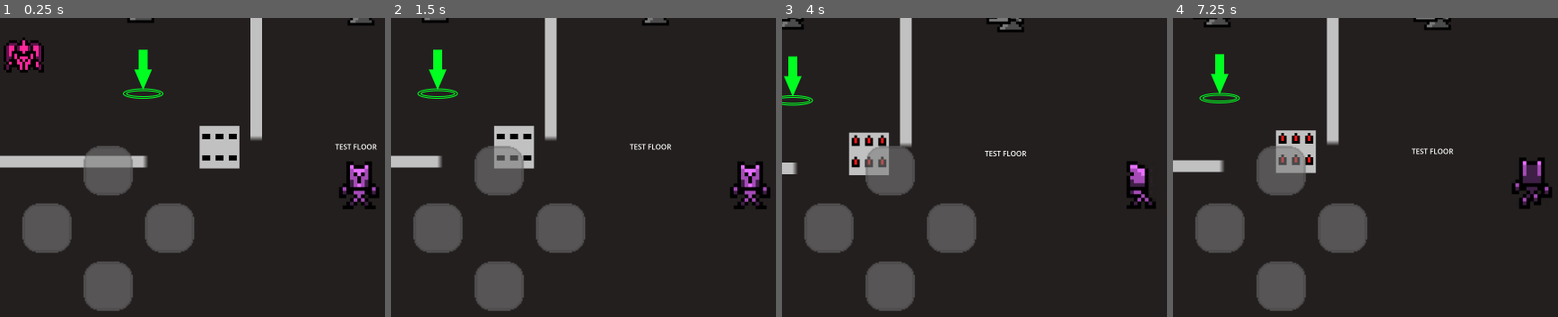
Above: before the commit, frames 1-4 (left to right).
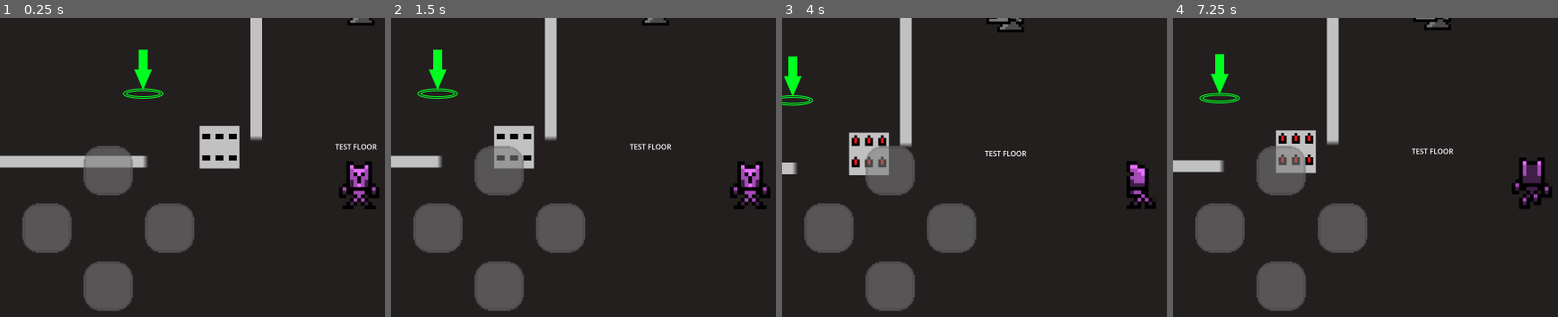
Above: after the commit, the same moments.

Repository: alain-cheng/MOBDEVE-MP
Game: Godot game, scene res://main.tscn
The game is run twice, just before and just after one commit, with the same random seed, the same clock (stepped at 60 frames per second) and the same inputs.
Inputs (mouse positions are in pixels of both pictures, inside the frame that each line leads up to):
- Up to frame 1 (0.25 s): no input
- Up to frame 2 (1.5 s): tap Enter at 0.5 s; move the mouse to (outside the picture) at 0.52 s; hold Right (ui_right) 0.53-1.25 s; click (outside the picture) at 0.67 s; drag from (606, 194) to (437, 92) at 1.27 s
- Up to frame 3 (4 s): tap Space at 2 s; move the mouse to (outside the picture) at 2.02 s; hold Right (ui_right) 2.03-2.75 s; drag from (1105, 245) to (924, 131) at 2.77 s; move the mouse to (outside the picture) at 3.52 s; hold Left (ui_left) from 3.53 s (still down)
- Up to frame 4 (7.25 s): release Left (ui_left) at 4.25 s; drag from (1315, 131) to (1531, 188) at 4.27 s; move the mouse to (outside the picture) at 5.02 s; hold Down (ui_down) 5.03-5.75 s; click (outside the picture) at 5.17 s; drag from (1423, 98) to (1531, 188) at 5.77 s; move the mouse to (outside the picture) at 6.52 s; hold Up (ui_up) from 6.53 s (still down)

The runs differ from the first frame. In frame 1, 1.1% of the frame differs, in the area x 0-41%, y 0-19%; in frame 2, less than 0.1%; in frame 3, 0.2%; in frame 4, 0.2%.

Commit message:
Adjusted collisions, positions, and z index

Diff:
--- a/app/src/main/assets/environment/wall.tscn
+++ b/app/src/main/assets/environment/wall.tscn
@@ -6,6 +6,7 @@
 size = Vector2(1146, 27)
 
 [node name="Area2D" type="Area2D"]
+z_index = -1
 
 [node name="Wall" type="CharacterBody2D" parent="."]
 
--- a/app/src/main/assets/floors/testFloor/testFloor.tscn
+++ b/app/src/main/assets/floors/testFloor/testFloor.tscn
@@ -32,19 +32,19 @@
 position = Vector2(1190, 182)
 
 [node name="DragonGargoyle" parent="." instance=ExtResource("4_nytpu")]
-position = Vector2(699, 176)
+position = Vector2(694, 89)
 
 [node name="GoldenDragon2" parent="." instance=ExtResource("5_wny18")]
 position = Vector2(1472, 56)
 
 [node name="GoldenDragon" parent="." instance=ExtResource("5_wny18")]
-position = Vector2(672, 50)
+position = Vector2(665, -41)
 
 [node name="Kapre" parent="." groups=["Mob"] instance=ExtResource("6_bbujj")]
 position = Vector2(123, 762)
 
 [node name="Manananggal" parent="." instance=ExtResource("7_x32fs")]
-position = Vector2(457, 295)
+position = Vector2(343, 291)
 
 [node name="Area2D" parent="." instance=ExtResource("8_6r00p")]
 position = Vector2(977, -642)
--- a/app/src/main/assets/traps/Projectiles/smoke_projectile_1.tscn
+++ b/app/src/main/assets/traps/Projectiles/smoke_projectile_1.tscn
@@ -4,9 +4,10 @@
 [ext_resource type="Texture2D" uid="uid://cd5v2ll5cio6m" path="res://sprites/traps/Kapre/Projectile.png" id="1_mes5b"]
 
 [sub_resource type="CircleShape2D" id="CircleShape2D_5eppr"]
-radius = 57.0701
+radius = 42.0
 
 [node name="smoke_projectile_1" type="Area2D" groups=["Projectile"]]
+z_index = 1
 script = ExtResource("1_8psh3")
 
 [node name="Sprite2D" type="Sprite2D" parent="."]
